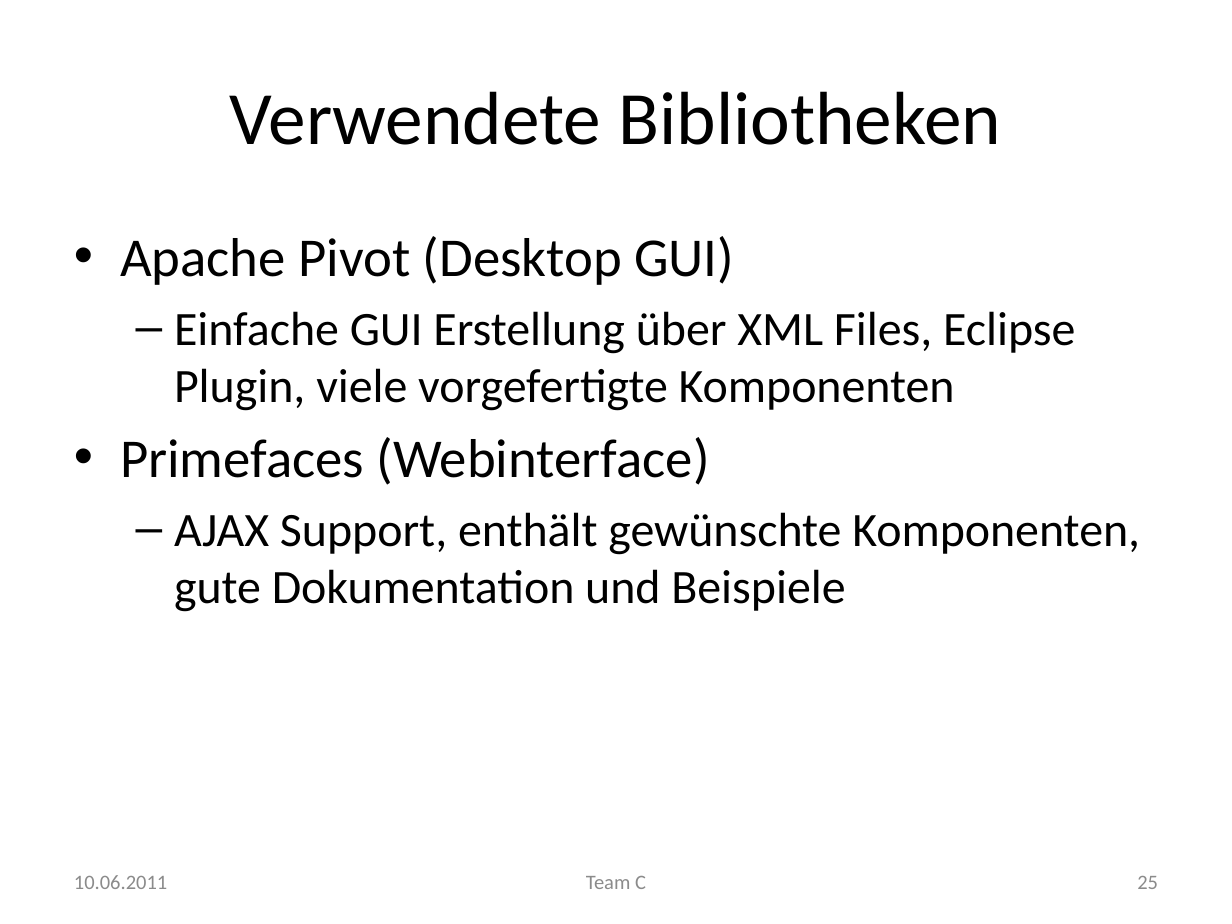
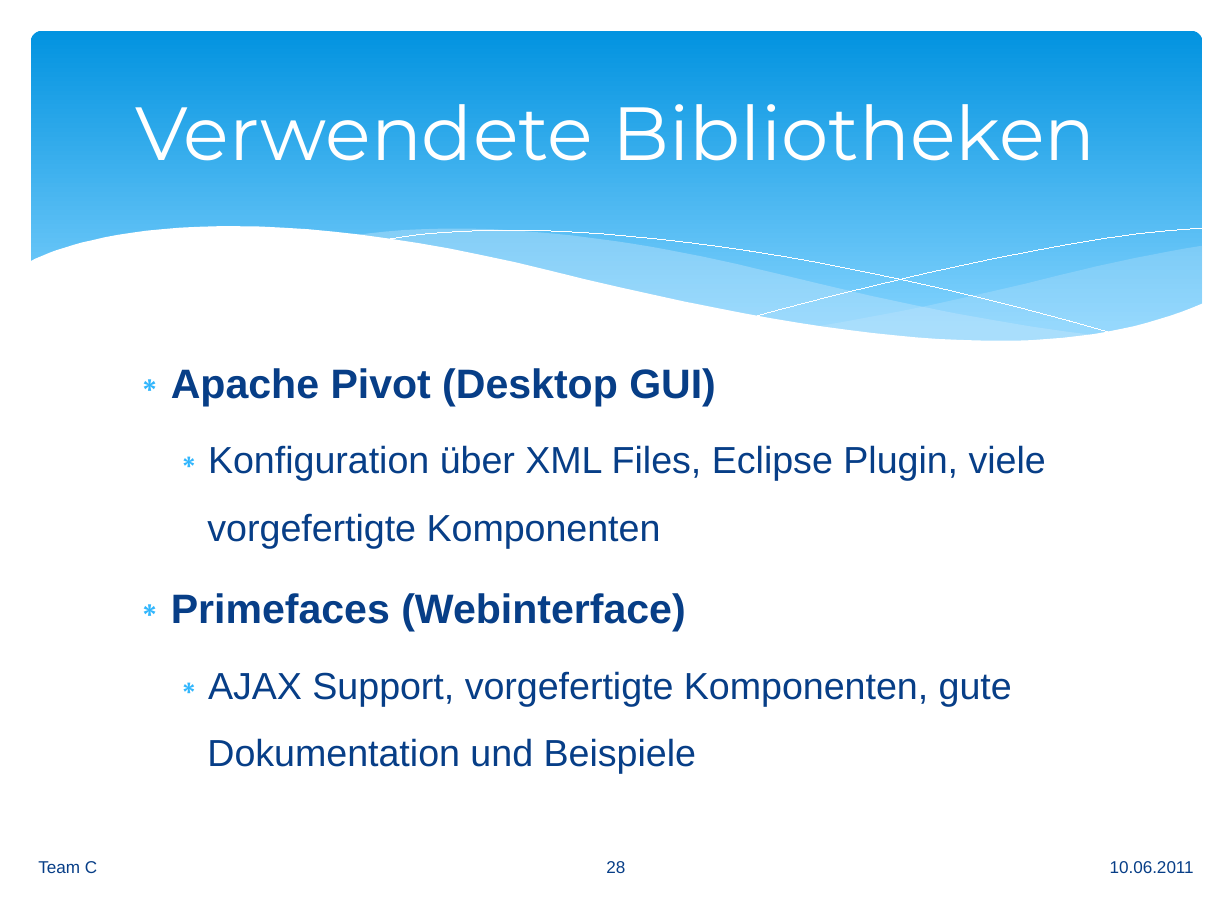
Before and after one commit to manuelTscholl/easydiet-team-c, a slide deck: slide 28 of doc/Abschluss/EasyDiet.pptx (slide 25 before the commit). Drawn at 1232x924 pixels with LibreOffice and Linux fonts; fonts in the diff are those of the drawing. Boxes give left, top, right and bottom in pixels: in the first picture for what was removed or moved away, otherwise in the second. Text is boxed around its words. In the diff, an @@ line names an element or a change of style, - is before the commit and + after.

```diff
--- a/doc/Abschluss/EasyDiet.pptx
+++ b/doc/Abschluss/EasyDiet.pptx
@@ rounded rectangle added at box(31, 31, 1202, 363), fill gradient #0293E0 to #83D3FE @@
@@ title "Verwendete Bibliotheken": place and size @@
-title "Verwendete Bibliotheken" at box(230, 91, 1001, 145)
+title "Verwendete Bibliotheken" at box(135, 104, 1096, 161)
@@ title "Verwendete Bibliotheken" at box(135, 104, 1096, 161): font Calibri to Montserrat, text colour #000000 to #FFFFFF @@
@@ group added at box(28, 227, 1204, 405): 5 freeform shapes @@
@@ text "Apache Pivot (Desktop GUI)": place and size @@
-text "Apache Pivot (Desktop GUI)" at box(120, 236, 1140, 612)
+text "Apache Pivot (Desktop GUI)" at box(171, 368, 1046, 774)
@@ text at box(171, 368, 716, 631): size 32 to 24 pt, font Calibri to Arial, text colour #000000 to #073E87, bold on in "Apache Pivot (Desktop GUI)", "Primefaces (Webinterface)"; bullet • to ∗; line spacing 1 to 1.5; less space between paragraphs @@
@@ text at box(207, 445, 1046, 549): text changed; size 28 to 22 pt; font Calibri to Arial; text colour #000000 to #073E87 @@
-  – Einfache GUI Erstellung über XML Files, Eclipse Plugin, viele vorgefertigte Komponenten
+  ∗ Konfiguration über XML Files, Eclipse Plugin, viele vorgefertigte Komponenten
@@ text at box(207, 671, 1012, 774): text changed; size 28 to 22 pt; font Calibri to Arial; text colour #000000 to #073E87 @@
-  – AJAX Support, enthält gewünschte Komponenten, gute Dokumentation und Beispiele
+  ∗ AJAX Support, vorgefertigte Komponenten, gute Dokumentation und Beispiele
@@ text "Team C": place and size @@
-text "Team C" at box(586, 876, 646, 889)
+text "Team C" at box(38, 861, 97, 873)
@@ text "Team C" at box(38, 861, 97, 873): size 12 to 10 pt, font Calibri to Arial, text colour #8C8C8C to #073E87; alignment centre to left @@
@@ page number added at box(606, 861, 625, 873), 10 pt, text #073E87 @@
+28
@@ text "10.06.2011": place and size @@
-text "10.06.2011" at box(74, 875, 167, 889)
+text "10.06.2011" at box(1110, 861, 1194, 873)
@@ text "10.06.2011" at box(1110, 861, 1194, 873): size 12 to 10 pt, font Calibri to Arial, text colour #8C8C8C to #073E87; alignment left to right @@
@@ page number removed at box(1137, 876, 1158, 889) @@
-25
```
Also in this commit, not shown: 25 other slides changed, 3 slides added.
